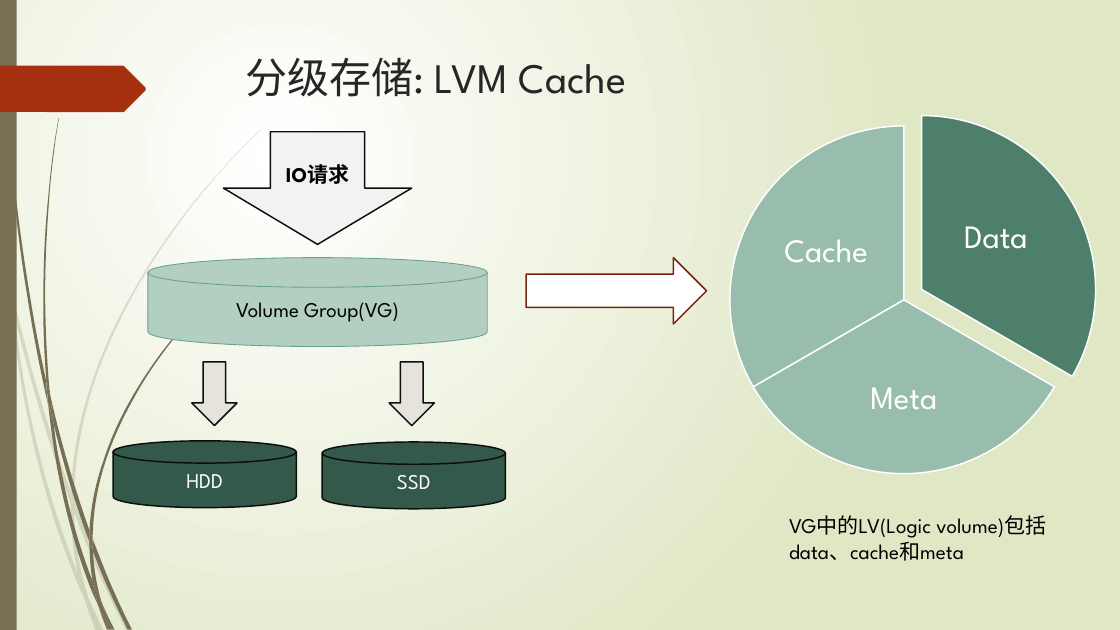
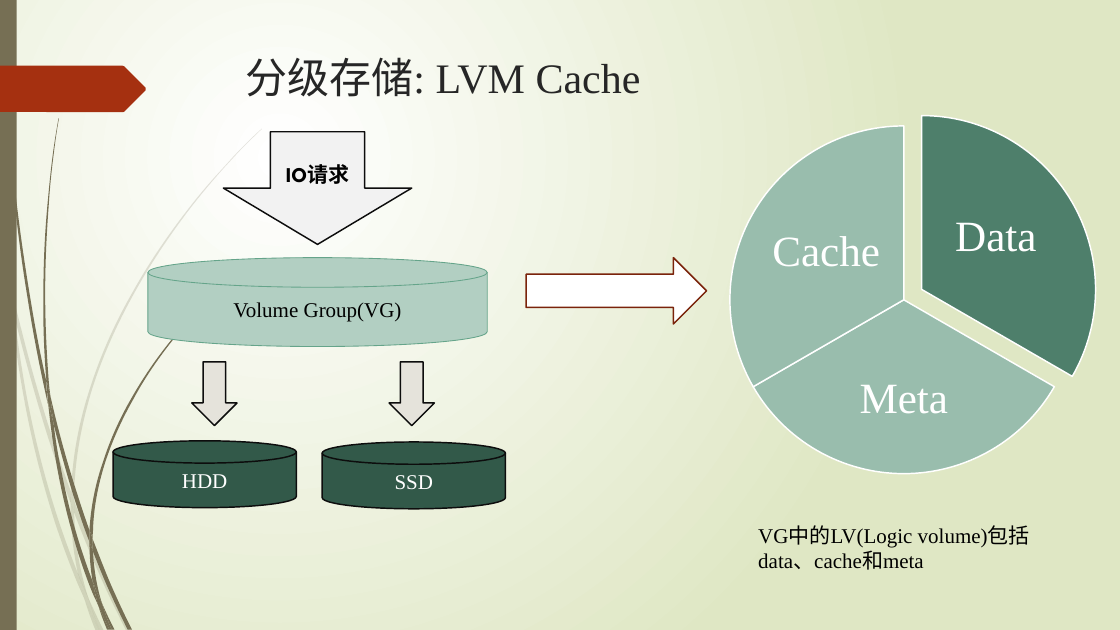
Before and after one commit to ys0232/SAIOinstall, a slide deck: slide 11 of 《海量对象文件存储》结题报告.pptx (slide 12 before the commit). Drawn at 1120x630 pixels with LibreOffice and Linux fonts; fonts in the diff are those of the drawing. Boxes give left, top, right and bottom in pixels: in the first picture for what was removed or moved away, otherwise in the second. Text is boxed around its words. In the diff, an @@ line names an element or a change of style, - is before the commit and + after.

```diff
--- a/《海量对象文件存储》结题报告.pptx
+++ b/《海量对象文件存储》结题报告.pptx
@@ title "分级存储: LVM Cache" at [245, 57, 641, 97]: font League Spartan to Times New Roman in "分级存储: LVM Cache" @@
@@ size 28 to 37 pt, font League Spartan to Times New Roman; more space between paragraphs in 3 elements at [955, 222, 1036, 252], [860, 385, 949, 414], [772, 236, 880, 267] @@
@@ font League Spartan to Times New Roman in 4 elements at [113, 441, 297, 508], [323, 442, 506, 509], [148, 258, 487, 347], [758, 527, 1030, 570] @@
@@ text "VG中的LV(Logic volume)包括data、cache和meta": place and size @@
-text "VG中的LV(Logic volume)包括data、cache和meta" at [789, 515, 1046, 561]
+text "VG中的LV(Logic volume)包括data、cache和meta" at [758, 527, 1030, 570]
```
Also in this commit, not shown: 10 other slides changed, 2 slides added, 2 slides removed, 11 other files.
